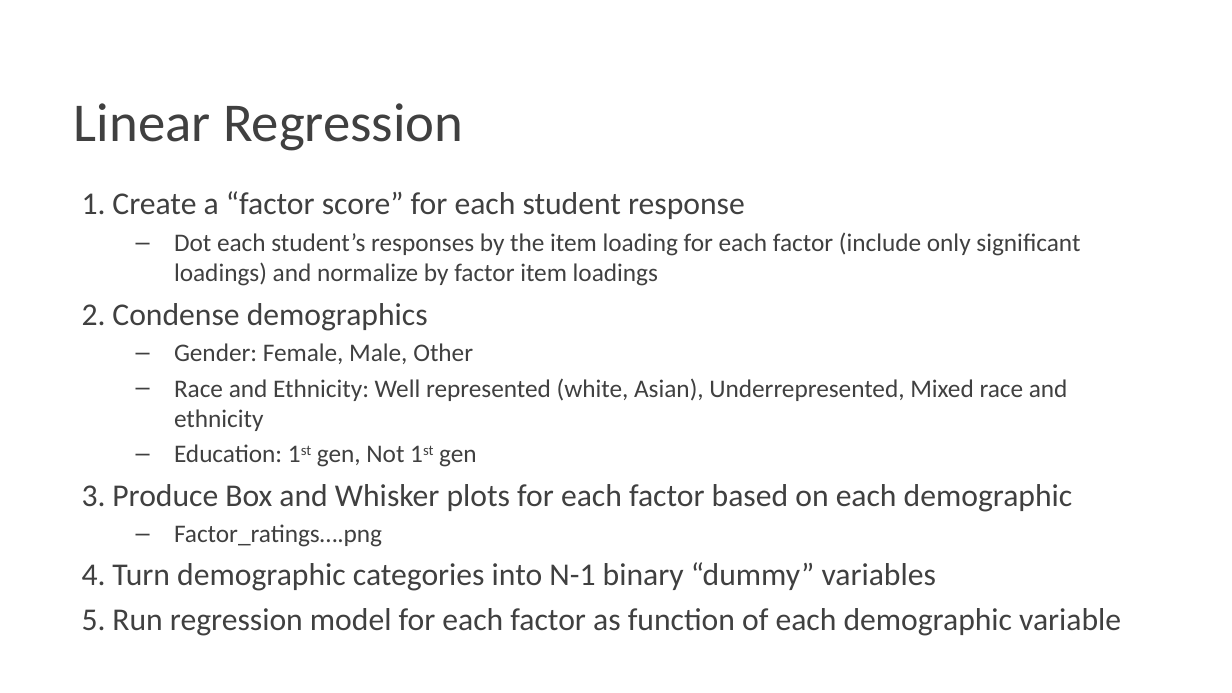
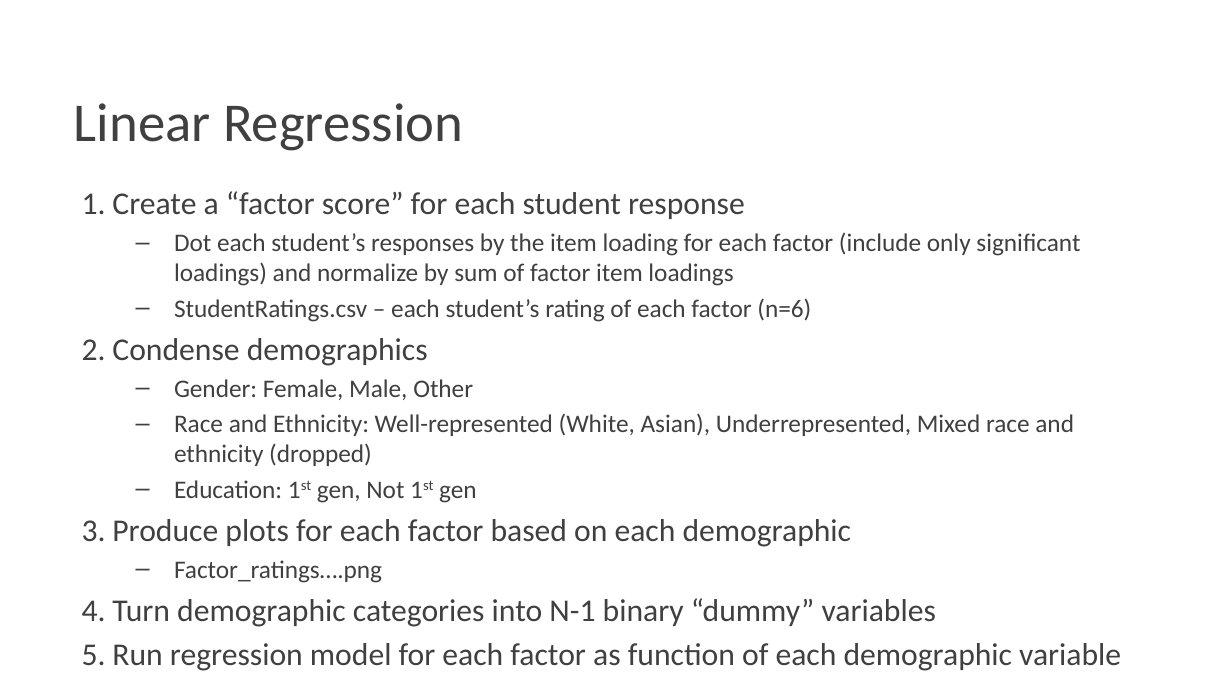
Before and after one commit to Pontigre/PER_analysis, a slide deck: slide 18 of Analysis_explanation.pptx (slide 20 before the commit). Drawn at 1232x693 pixels with LibreOffice and Linux fonts; fonts in the diff are those of the drawing; background and template pictures are left out. Boxes give left, top, right and bottom in pixels: in the first picture for what was removed or moved away, otherwise in the second. Text is boxed around its words. In the diff, an @@ line names an element or a change of style, - is before the commit and + after.

```diff
--- a/Analysis_explanation.pptx
+++ b/Analysis_explanation.pptx
@@ text at [174,233,1080,322]: text changed @@
-  – Dot each student’s responses by the item loading for each factor (include only significant loadings) and normalize by factor item loadings
+  – Dot each student’s responses by the item loading for each factor (include only significant loadings) and normalize by sum of factor item loadings
+  – StudentRatings.csv – each student’s rating of each factor (n=6)
@@ text at [174,413,1074,466]: text changed @@
-  – Race and Ethnicity: Well represented (white, Asian), Underrepresented, Mixed race and ethnicity
+  – Race and Ethnicity: Well-represented (White, Asian), Underrepresented, Mixed race and ethnicity (dropped)
@@ text at [112,519,852,547]: text changed @@
-3. Produce Box and Whisker plots for each factor based on each demographic
+3. Produce plots for each factor based on each demographic
```
Also in this commit, not shown: 8 other slides changed, 9 slides added, 1 slide removed, 13 other files.
